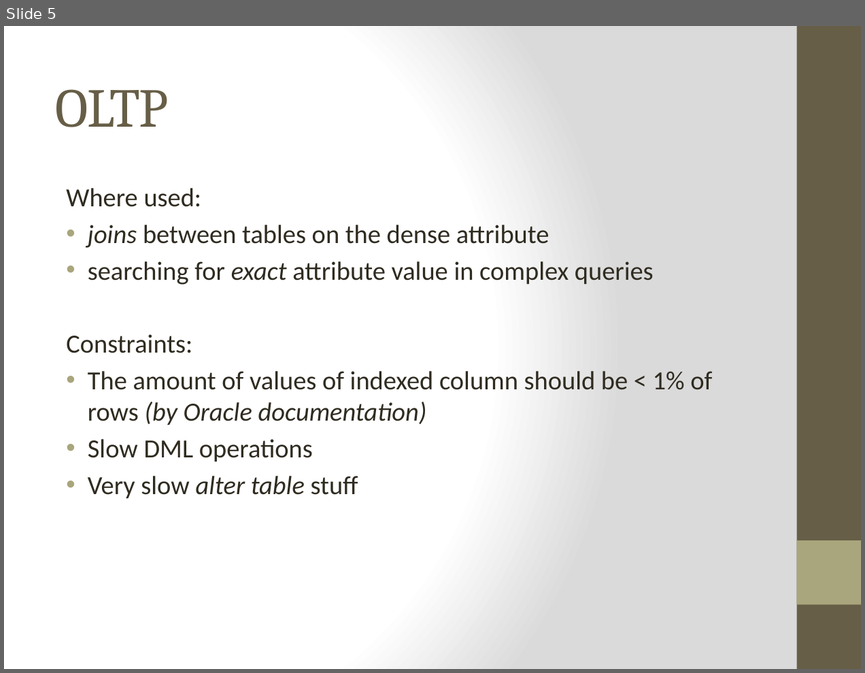
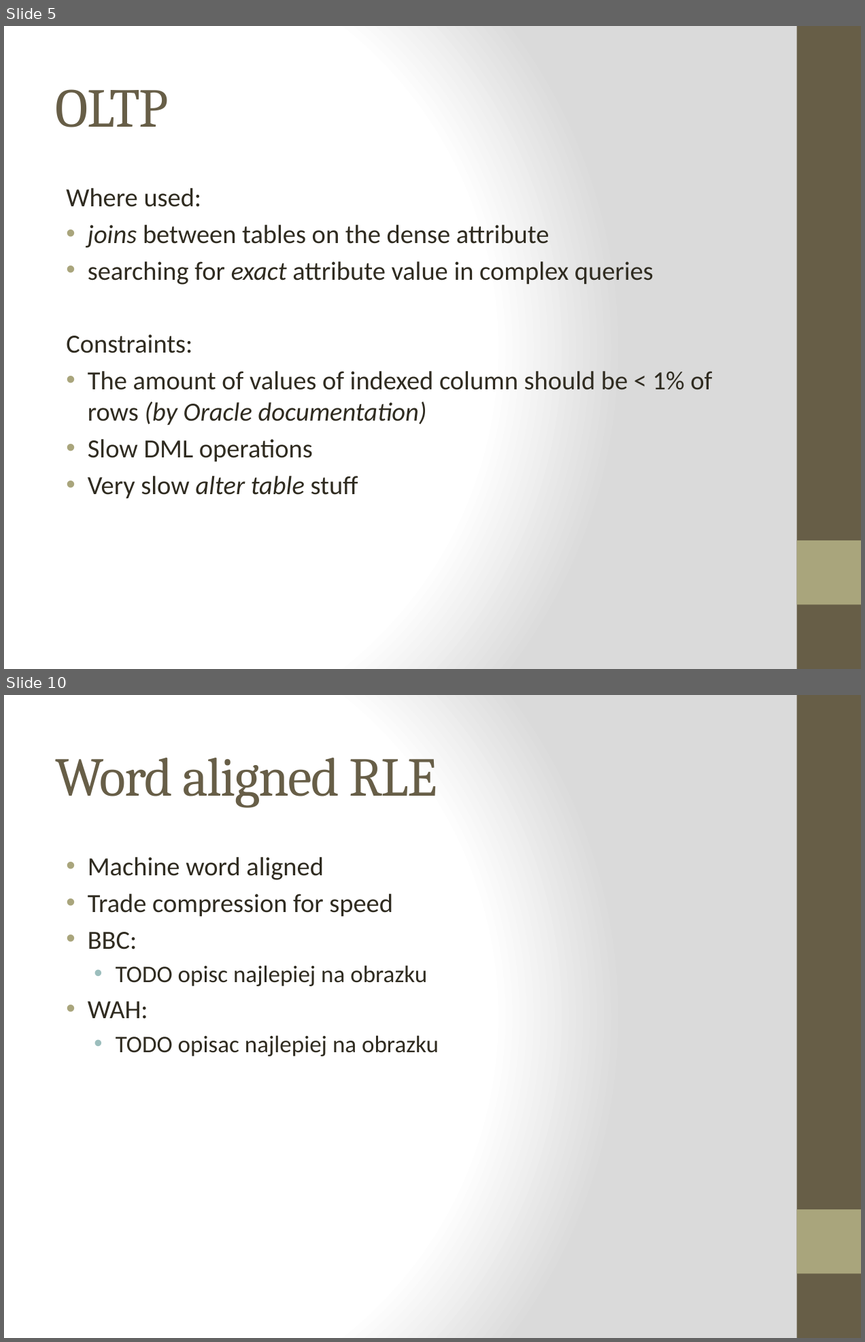
Before and after one commit to Dzess/DMARF, a slide deck: presentation/bitmap-compression/bitmap-index-compression.pptx. Shown one above the other, each under a label of ours: slide 5 before the commit, slides 5 and 10 after it; the slides between them are not shown. The pictures are 865x673 and 865x1342 pixels, drawn with LibreOffice and Linux fonts; fonts in the diff are those of the drawing. Boxes give left, top, right and bottom in pixels: in the first picture for what was removed or moved away, otherwise in the second. Text is boxed around its words. In the diff, an @@ line names an element or a change of style, - is before the commit and + after.

```diff
--- a/presentation/bitmap-compression/bitmap-index-compression.pptx
+++ b/presentation/bitmap-compression/bitmap-index-compression.pptx
@@ slide 10 added at <box>4,695,861,1338</box>, background gradient #FFFFFF to #DADADA; not listed: 2 template elements that a slide beside it also shows @@
@@ title added at <box>56,758,437,808</box>, 46 pt, text #675E47 @@
+Word aligned RLE
@@ text added at <box>88,857,439,1056</box>, 20 pt, text #2F2B20 @@
+• Machine word aligned
+• Trade compression for speed
+• BBC:
+  • TODO opisc najlepiej na obrazku
+• WAH:
+  • TODO opisac najlepiej na obrazku
```
Also in this commit, not shown: 3 slides changed, 7 other slides added, 3 slides removed.
